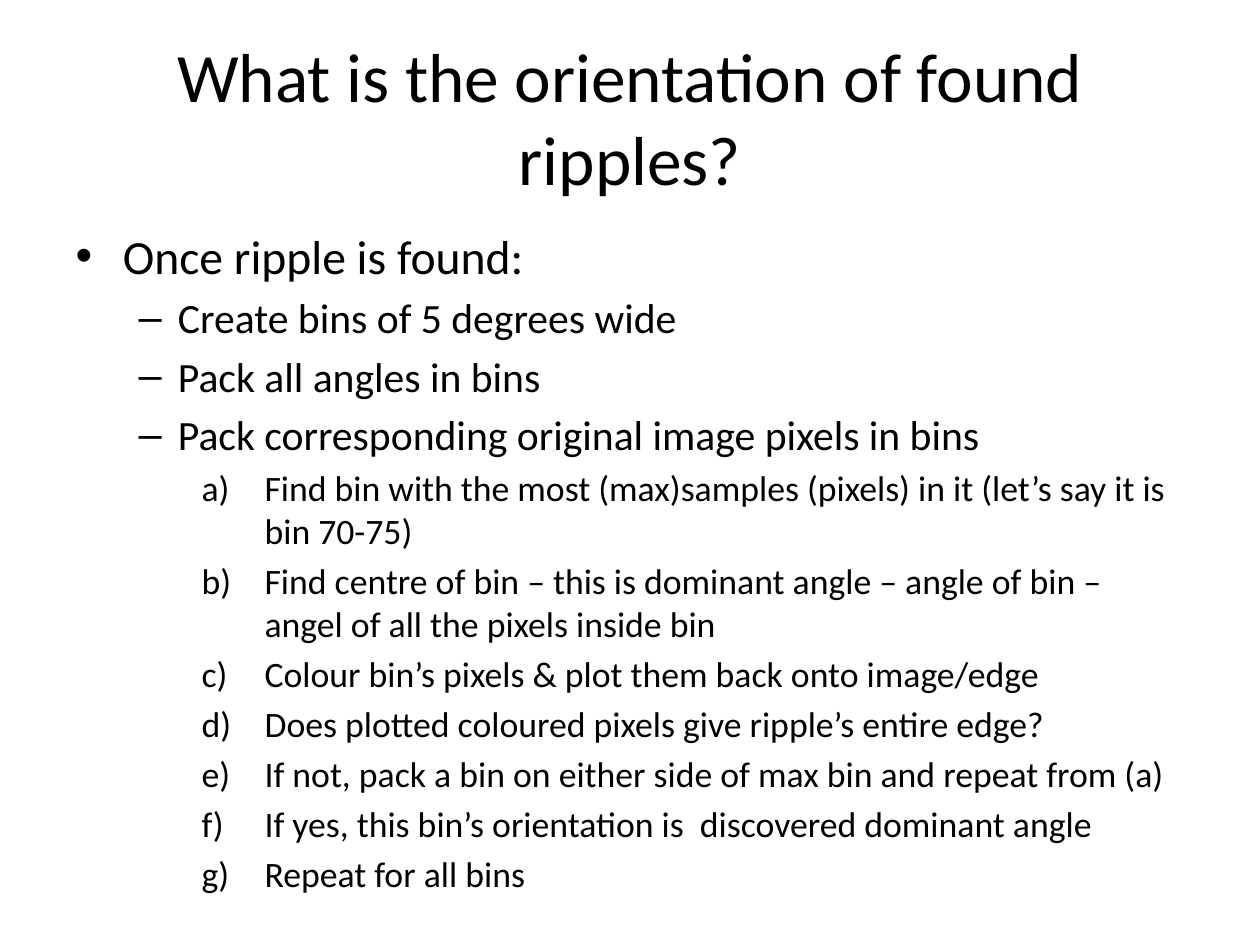
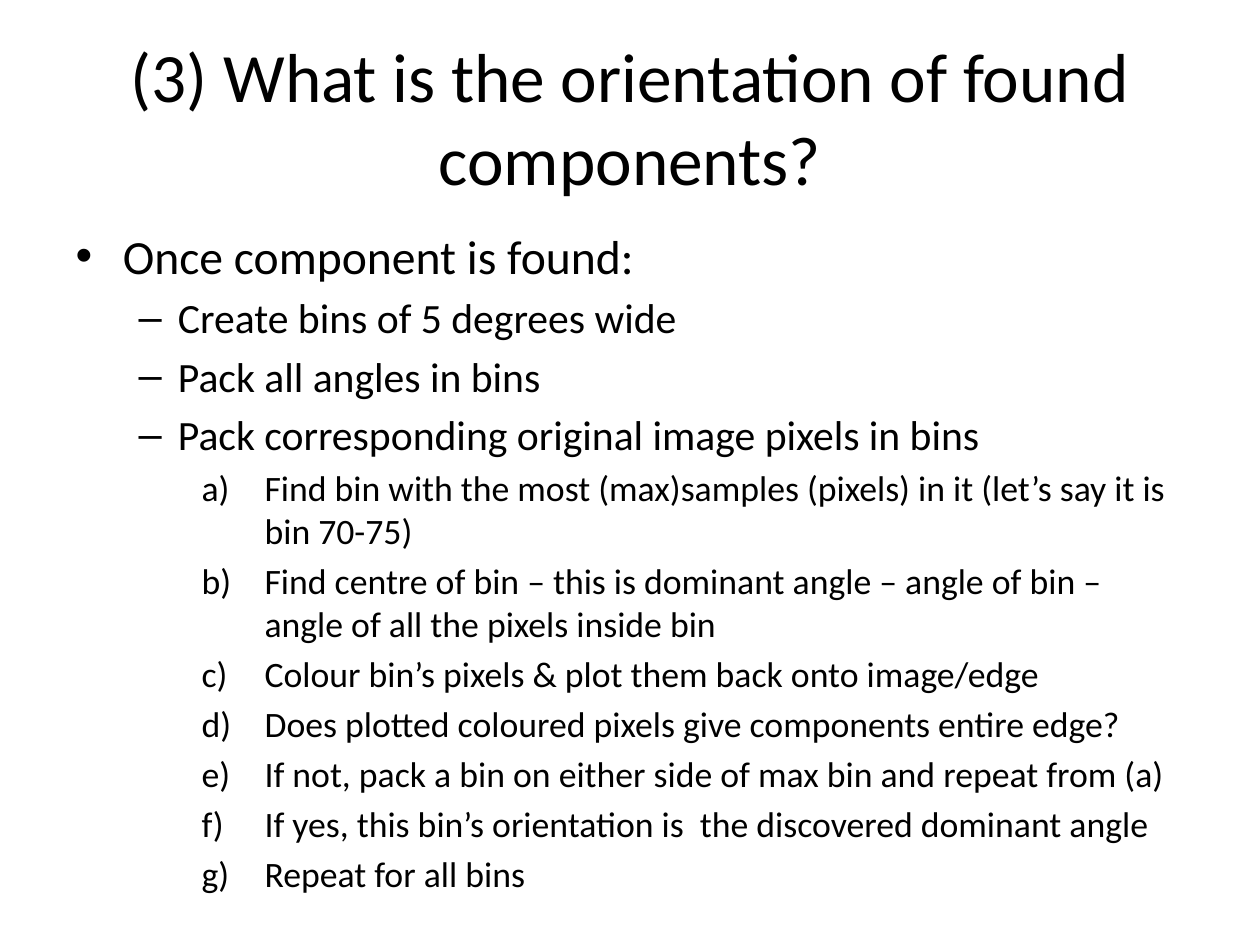
Before and after one commit to myIMT/ConsoleApplication5, a slide deck: slide 5 of ConsoleApplication5/20170118_POA.pptx. Drawn at 1260x945 pixels with LibreOffice and Linux fonts; fonts in the diff are those of the drawing. Boxes give left, top, right and bottom in pixels: in the first picture for what was removed or moved away, otherwise in the second. Text is boxed around its words. In the diff, an @@ line names an element or a change of style, - is before the commit and + after.

Commit message:
MyEdgeDetector-- draw lines, draw LineIterators and pickup pixel values under lines, draw straight line (nased on pt1.x = pt2,x)= this gives number of pixels inside object.

```diff
--- a/ConsoleApplication5/20170118_POA.pptx
+++ b/ConsoleApplication5/20170118_POA.pptx
@@ title at [131, 51, 1128, 197]: text changed @@
-What is the orientation of found ripples?
+(3) What is the orientation of found components?
@@ text at [123, 241, 633, 282]: text changed @@
-• Once ripple is found:
+• Once component is found:
@@ text at [265, 569, 1076, 643]: text changed @@
-    b) Find centre of bin – this is dominant angle – angle of bin – angel of all the pixels inside bin
+    b) Find centre of bin – this is dominant angle – angle of bin – angle of all the pixels inside bin
@@ text at [265, 712, 1119, 743]: text changed @@
-    d) Does plotted coloured pixels give ripple’s entire edge?
+    d) Does plotted coloured pixels give components entire edge?
@@ text at [265, 812, 1148, 843]: text changed @@
-    f) If yes, this bin’s orientation is discovered dominant angle
+    f) If yes, this bin’s orientation is the discovered dominant angle
```
Also in this commit, not shown: 3 other slides changed, 1 slide added, 3 other files.
